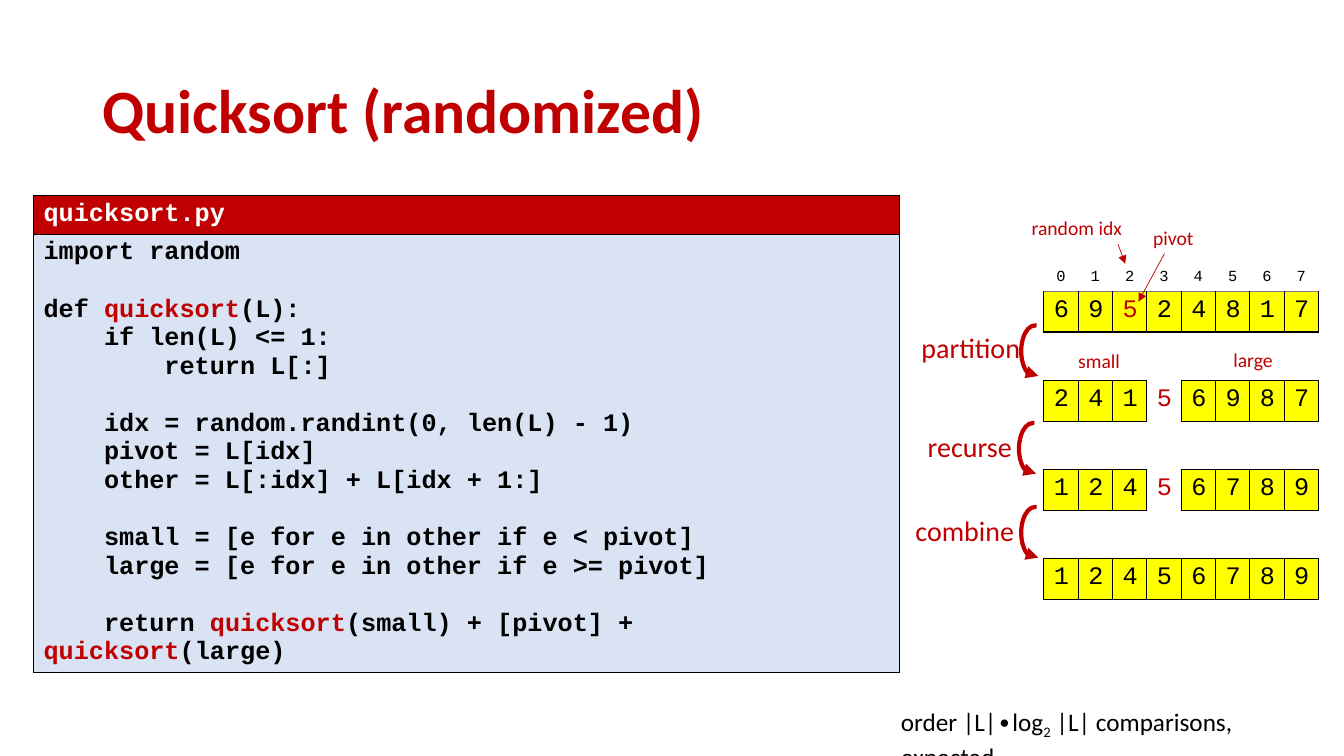
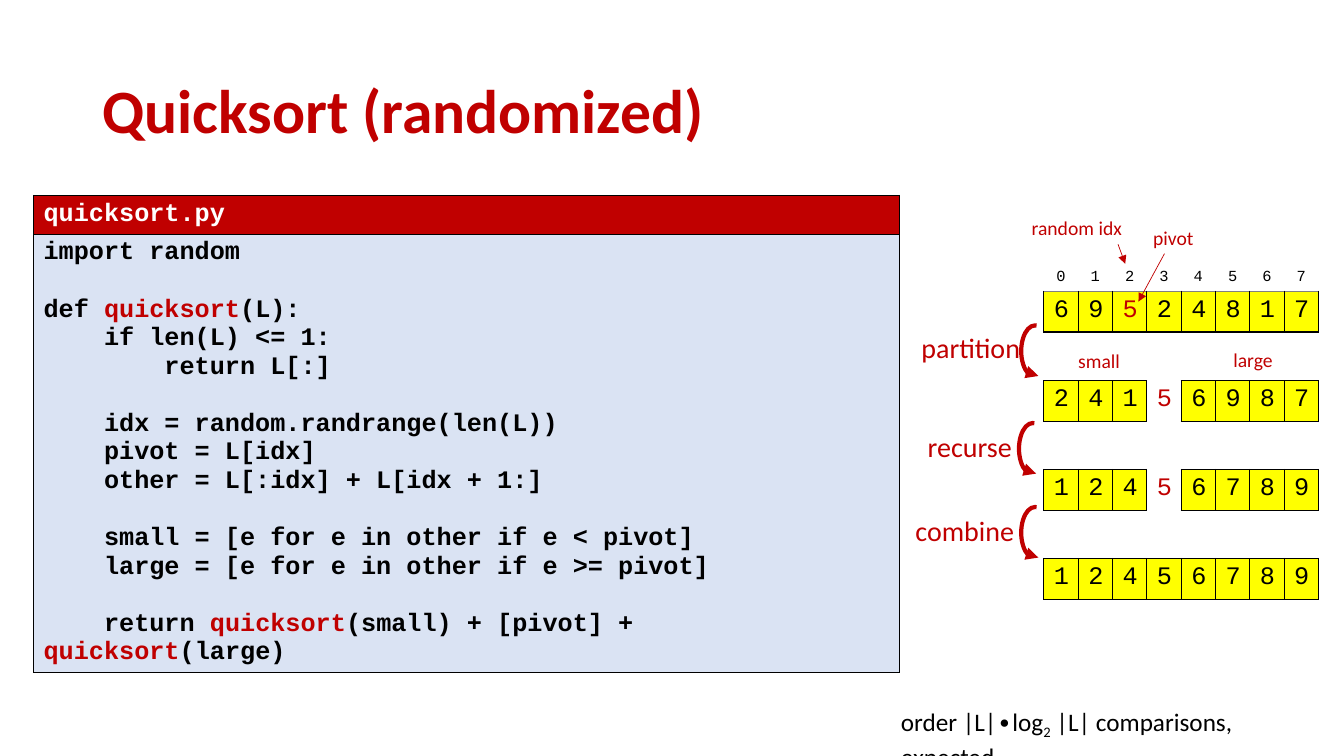
Before and after one commit to gsbrodal/gsbrodal.github.io, a slide deck: slide 11 of ipsa/slides/recursion_iteration.pptx (slide 10 before the commit). Drawn at 1344x756 pixels with LibreOffice and Linux fonts; fonts in the diff are those of the drawing. Boxes give left, top, right and bottom in pixels: in the first picture for what was removed or moved away, otherwise in the second. Text is boxed around its words. In the diff, an @@ line names an element or a change of style, - is before the commit and + after.

```diff
--- a/ipsa/slides/recursion_iteration.pptx
+++ b/ipsa/slides/recursion_iteration.pptx
@@ table at [33, 196, 899, 669] @@
-row 2, column 1: import random / def quicksort(L): / if len(L) <= 1: / return L[:] / idx = random.randint(0, len(L) - 1) / pivot = L[idx] / other = L[:idx] + L[idx + 1:] / small = [e for e in other if e < pivot] / large = [e for e in other if e >= pivot] / return quicksort(small) + [pivot] + quicksort(large)
+row 2, column 1: import random / def quicksort(L): / if len(L) <= 1: / return L[:] / idx = random.randrange(len(L)) / pivot = L[idx] / other = L[:idx] + L[idx + 1:] / small = [e for e in other if e < pivot] / large = [e for e in other if e >= pivot] / return quicksort(small) + [pivot] + quicksort(large)
```
Also in this commit, not shown: 1 slide added, 8 other files.
